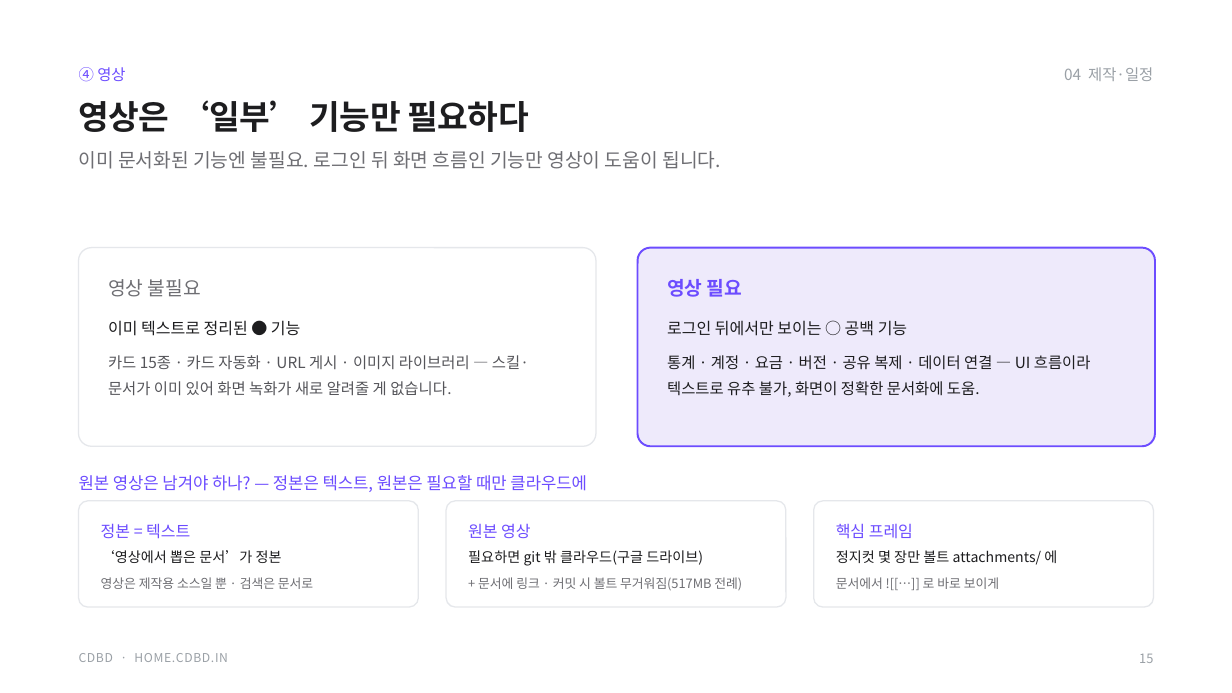
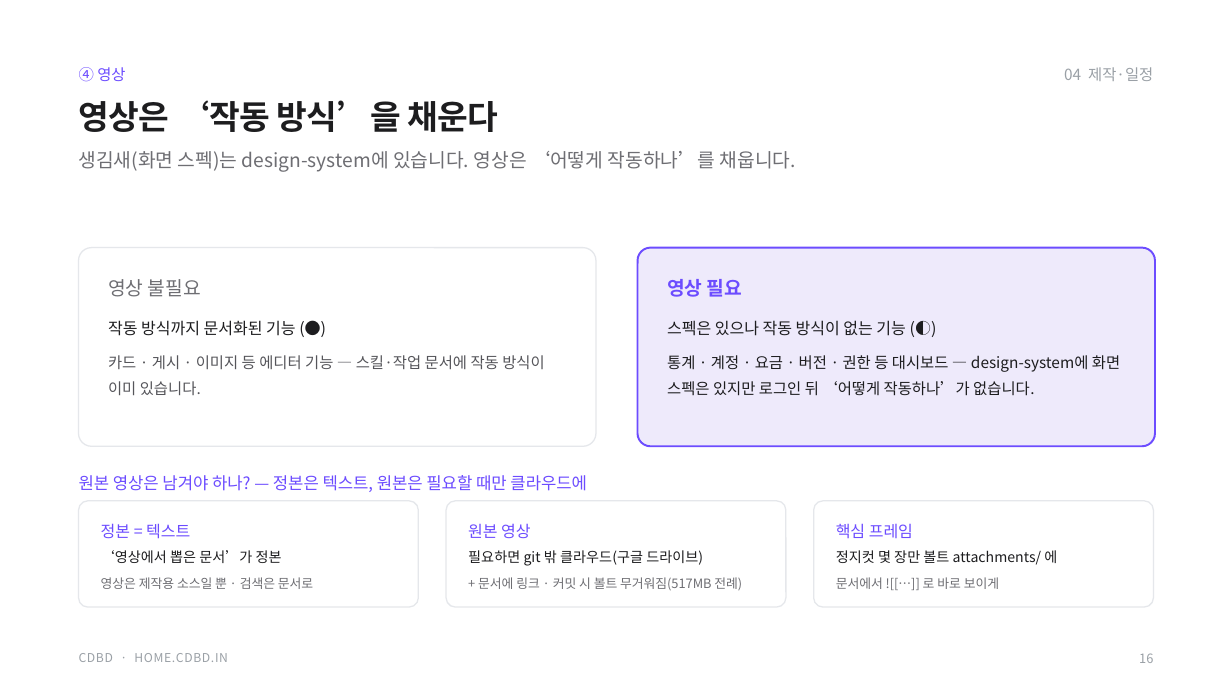
Before and after one commit to CdBd-in/design, a slide deck: slide 17 of CdBd 기능 문서 구조 설계.pptx (slide 16 before the commit). Drawn at 1232x693 pixels with LibreOffice and Linux fonts; fonts in the diff are those of the drawing. Boxes give left, top, right and bottom in pixels: in the first picture for what was removed or moved away, otherwise in the second. Text is boxed around its words. In the diff, an @@ line names an element or a change of style, - is before the commit and + after.

```diff
--- a/CdBd 기능 문서 구조 설계.pptx
+++ b/CdBd 기능 문서 구조 설계.pptx
@@ text at (79,100,498,132): text changed @@
-영상은 ‘일부’ 기능만 필요하다
+영상은 ‘작동 방식’을 채운다
@@ text at (79,151,796,172): text changed @@
-이미 문서화된 기능엔 불필요. 로그인 뒤 화면 흐름인 기능만 영상이 도움이 됩니다.
+생김새(화면 스펙)는 design-system에 있습니다. 영상은 ‘어떻게 작동하나’를 채웁니다.
@@ text at (108,320,295,336): text changed @@
-이미 텍스트로 정리된 ● 기능
+작동 방식까지 문서화된 기능 (●)
@@ text at (667,320,905,336): text changed @@
-로그인 뒤에서만 보이는 ○ 공백 기능
+스펙은 있으나 작동 방식이 없는 기능 (◐)
@@ text at (108,355,544,395): text changed @@
-카드 15종 · 카드 자동화 · URL 게시 · 이미지 라이브러리 — 스킬·문서가 이미 있어 화면 녹화가 새로 알려줄 게 없습니다.
+카드 · 게시 · 이미지 등 에디터 기능 — 스킬·작업 문서에 작동 방식이 이미 있습니다.
@@ text at (667,355,1120,396): text changed @@
-통계 · 계정 · 요금 · 버전 · 공유 복제 · 데이터 연결 — UI 흐름이라 텍스트로 유추 불가, 화면이 정확한 문서화에 도움.
+통계 · 계정 · 요금 · 버전 · 권한 등 대시보드 — design-system에 화면 스펙은 있지만 로그인 뒤 ‘어떻게 작동하나’가 없습니다.
```
Also in this commit, not shown: 3 other slides changed, 1 slide added, 1 other file.
